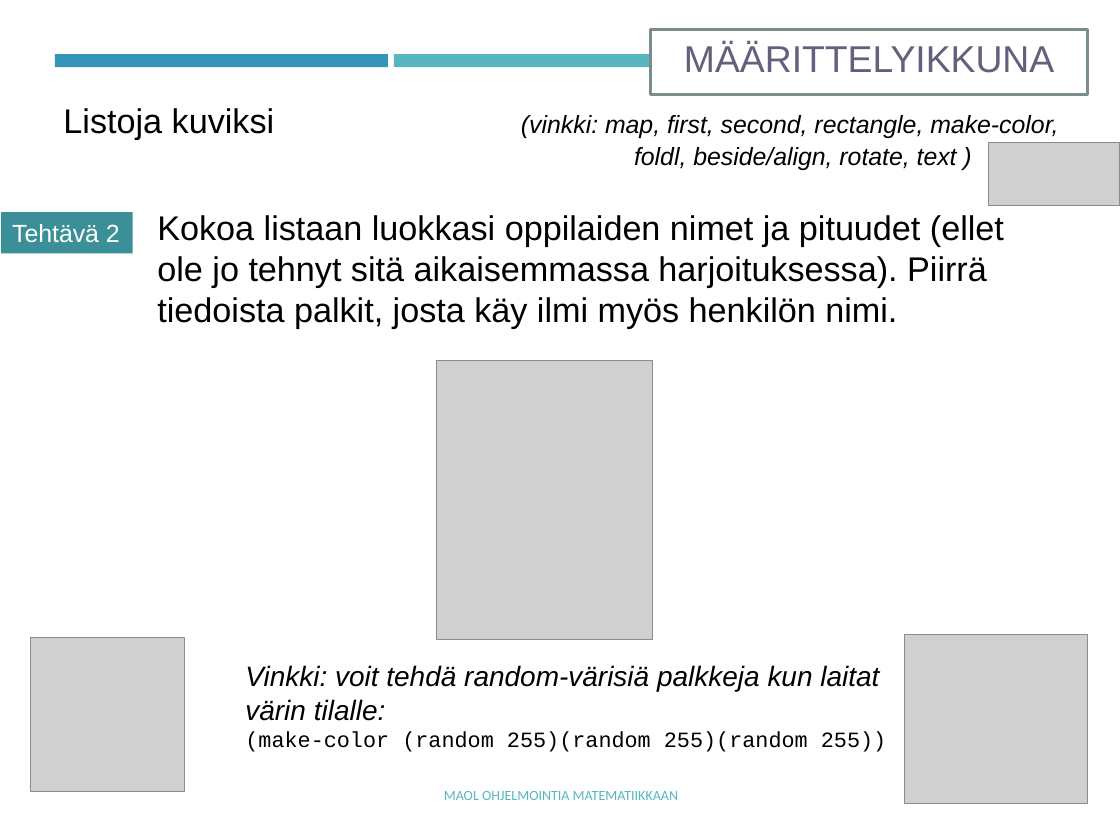
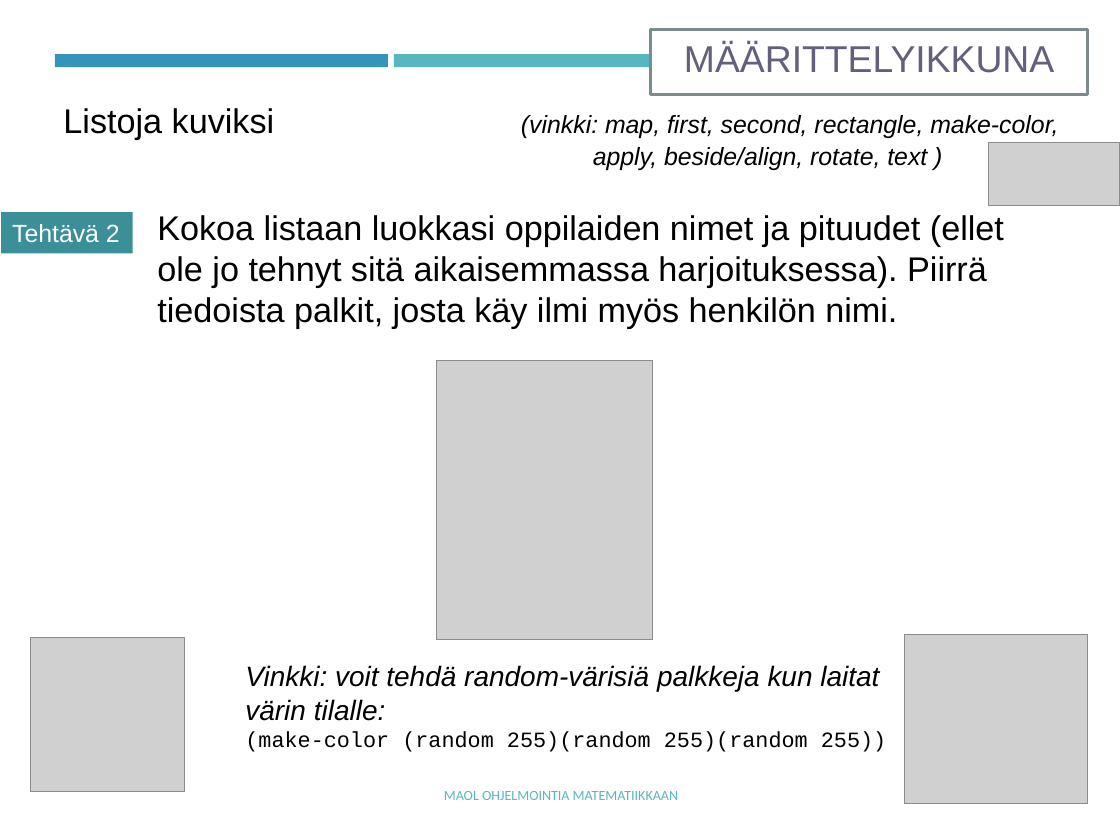
Before and after one commit to tyynetyyne/tyynetyyne.github.io, a slide deck: slide 18 of tehtavat/tiedostot/maol/power_point/Racket-MAOL-9-listat.pptx (slide 19 before the commit). Drawn at 1120x840 pixels with LibreOffice and Linux fonts; fonts in the diff are those of the drawing; grey boxes stand for pictures. Boxes give left, top, right and bottom in pixels: in the first picture for what was removed or moved away, otherwise in the second. Text is boxed around its words. In the diff, an @@ line names an element or a change of style, - is before the commit and + after.

```diff
--- a/tehtavat/tiedostot/maol/power_point/Racket-MAOL-9-listat.pptx
+++ b/tehtavat/tiedostot/maol/power_point/Racket-MAOL-9-listat.pptx
@@ text at [593, 147, 927, 170]: text changed @@
-foldl, beside/align, rotate, text )
+apply, beside/align, rotate, text )
```
Also in this commit, not shown: 5 other slides changed, 2 slides added, 6 other files.
